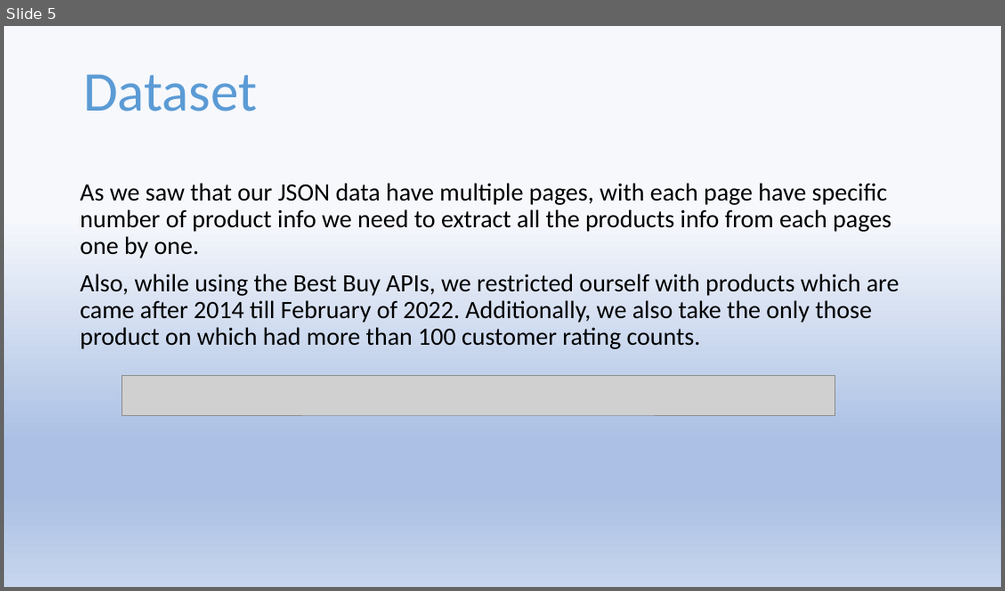
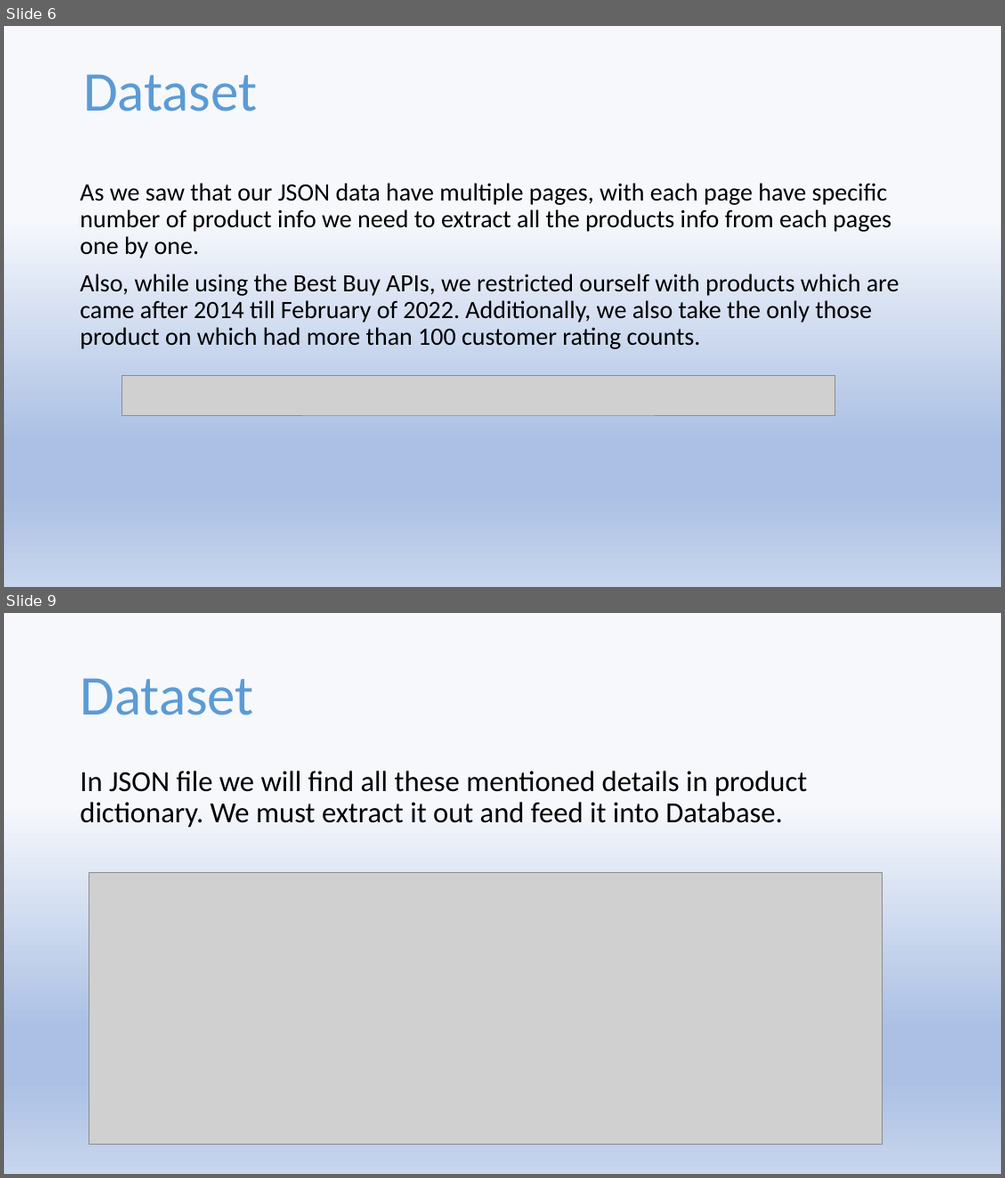
Before and after one commit to Pratyushnayak/Best-Buy-Price, a slide deck: Best Buy.pptx. Shown one above the other, each under a label of ours: slide 5 before the commit, slides 6 and 9 after it; the slides between them are not shown. The pictures are 1005x591 and 1005x1178 pixels, drawn with LibreOffice and Linux fonts; fonts in the diff are those of the drawing; grey boxes stand for pictures. Boxes give left, top, right and bottom in pixels: in the first picture for what was removed or moved away, otherwise in the second. Text is boxed around its words. In the diff, an @@ line names an element or a change of style, - is before the commit and + after.

```diff
--- a/Best Buy.pptx
+++ b/Best Buy.pptx
@@ slide 9 added at (x1=4, y1=613, x2=1001, y2=1174), background gradient #F6F8FC to #ABC0E4 to #C7D5ED @@
@@ title added at (x1=80, y1=678, x2=253, y2=715), 54 pt, text gradient #1F4E79 to #5B9BD5 to #9DC3E6 @@
+Dataset
@@ text added at (x1=80, y1=771, x2=807, y2=827), 28 pt, text #000000 @@
+In JSON file we will find all these mentioned details in product dictionary. We must extract it out and feed it into Database.
@@ picture added at (x1=89, y1=872, x2=882, y2=1144) @@
@@ what was slide 5 is now slide 6 @@
```
Also in this commit, not shown: 2 slides changed, 14 other slides added, 1 slide removed.
